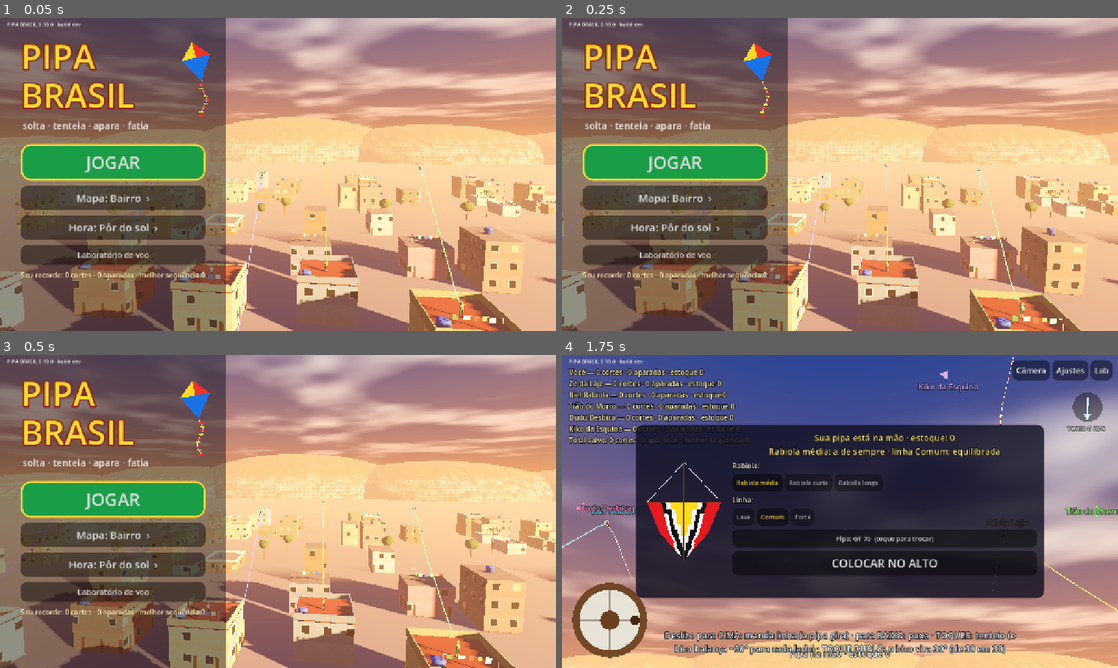
Above: before the commit, frames 1-4 (two rows, left to right).
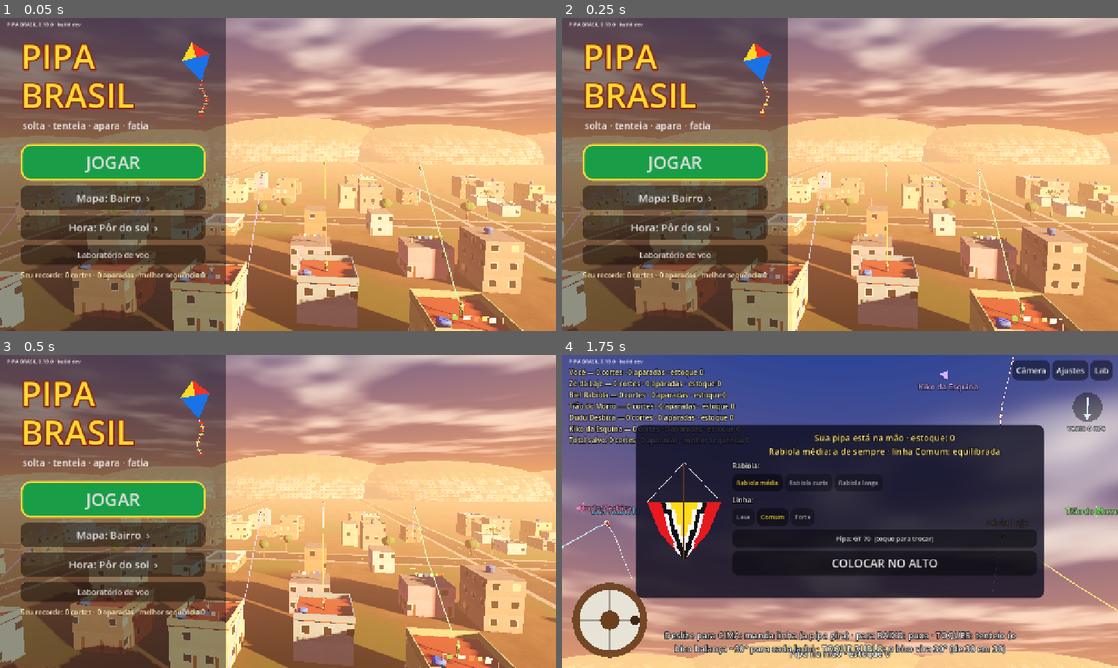
Above: after the commit, the same moments.

Repository: lucaskaeller201-ui/Pipa-Brasil
Game: Godot game, scene res://scenes/main/main.tscn
Same seed, same stepped clock (60 frames per second), same inputs: the game is played once before the commit and once after it.
Inputs:
- Up to frame 1 (0.05 s): no input
- Up to frame 2 (0.25 s): no input
- Up to frame 3 (0.5 s): no input
- Up to frame 4 (1.75 s): click "JOGAR" at 0.5 s; click "Câmera" at 1.25 s

The runs differ from the first frame. In frame 1, 20% of the frame differs, in the area x 0-100%, y 46-100%; in frame 2, 20%; in frame 3, 20%; in frame 4, nothing differs.

Commit message:
Shader do chão sem return (não compilava no navegador)
Co-Authored-By: Claude Opus 5.5 <noreply@anthropic.com>
Claude-Session: https://claude.ai/code/session_01VcBVPpGPHbKMkWY2F5CwiY

Diff:
--- a/game/world/shaders/chao.gdshader
+++ b/game/world/shaders/chao.gdshader
@@ -44,22 +44,6 @@
 void fragment() {
 	vec2 p = mundo.xz;
 	float n = ruido(p * 0.35) * 0.6 + ruido(p * 2.1) * 0.4;
-	if (praia > 0.5 && p.y < calcadao_z) {
-		if (p.y > areia_z) {
-			// calçadão de pedra portuguesa: as ondas pretas e brancas
-			float onda = sin(p.x * 0.55) * 1.1;
-			float faixa = fract((p.y + onda) / 1.6);
-			ALBEDO = faixa < 0.5 ? vec3(0.08, 0.08, 0.09) : vec3(0.92, 0.9, 0.85);
-			ROUGHNESS = 0.55;
-		} else {
-			// areia clara, mais escura e molhada perto do mar
-			float molhada = smoothstep(-80.0, -95.0, p.y);
-			vec3 seca = mix(vec3(0.93, 0.85, 0.66), vec3(0.97, 0.9, 0.74), n);
-			ALBEDO = mix(seca, vec3(0.7, 0.6, 0.45), molhada);
-			ROUGHNESS = mix(0.95, 0.35, molhada);
-		}
-		return;
-	}
 	// terra batida mais escura, com manchas de mato (de dia não fica branca)
 	vec3 terra = mix(vec3(0.3, 0.24, 0.18), vec3(0.4, 0.34, 0.26), n);
 	terra = mix(terra, vec3(0.22, 0.34, 0.14), smoothstep(0.55, 0.72, ruido(p * 0.045 + vec2(7.0, 3.0))) * 0.85);
@@ -72,7 +56,21 @@
 	if (r3.x > r.x) { r = r3; }
 	vec3 r4 = na_rua(rua_z2, p, false);
 	if (r4.x > r.x) { r = r4; }
-	if (r.x > 1.5) {
+	if (praia > 0.5 && p.y < calcadao_z) {
+		if (p.y > areia_z) {
+			// calçadão de pedra portuguesa: as ondas pretas e brancas
+			float ondinha = sin(p.x * 0.55) * 1.1;
+			float faixa = fract((p.y + ondinha) / 1.6);
+			cor = faixa < 0.5 ? vec3(0.08, 0.08, 0.09) : vec3(0.92, 0.9, 0.85);
+			rug = 0.55;
+		} else {
+			// areia clara, mais escura e molhada perto do mar
+			float molhada = smoothstep(-80.0, -95.0, p.y);
+			vec3 seca = mix(vec3(0.86, 0.77, 0.58), vec3(0.92, 0.84, 0.66), n);
+			cor = mix(seca, vec3(0.62, 0.52, 0.38), molhada);
+			rug = mix(0.95, 0.35, molhada);
+		}
+	} else if (r.x > 1.5) {
 		float lajota = step(0.94, fract(p.x * 0.5)) + step(0.94, fract(p.y * 0.5));
 		cor = mix(vec3(0.68, 0.66, 0.62), vec3(0.5, 0.49, 0.47), clamp(lajota, 0.0, 1.0)) * (0.9 + 0.1 * n);
 		rug = 0.9;
Not shown, changed: docs/decisoes.md
